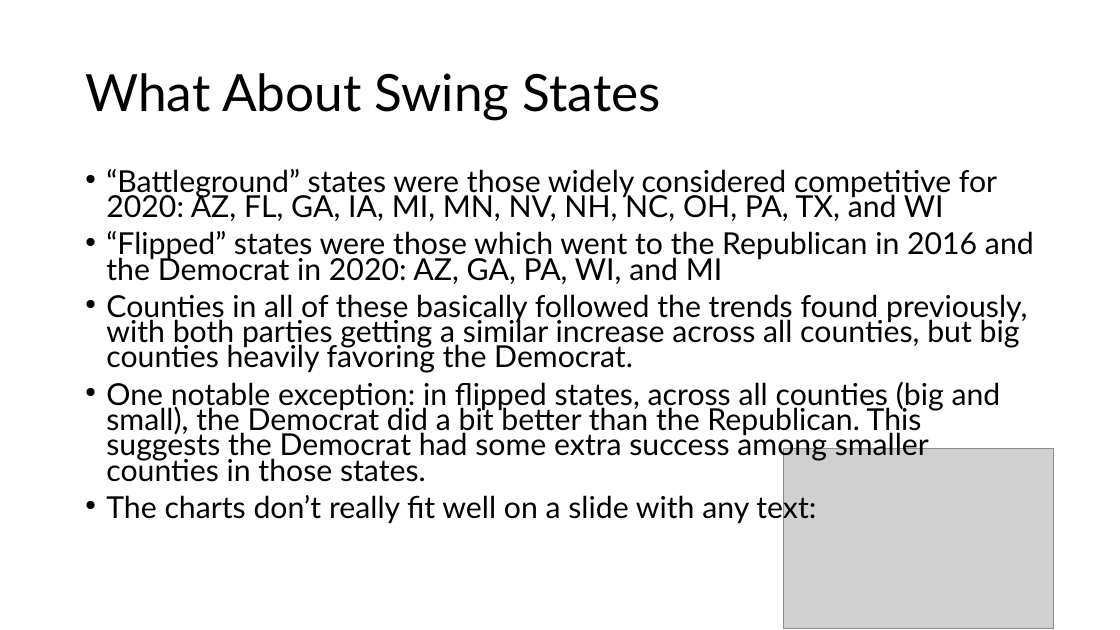
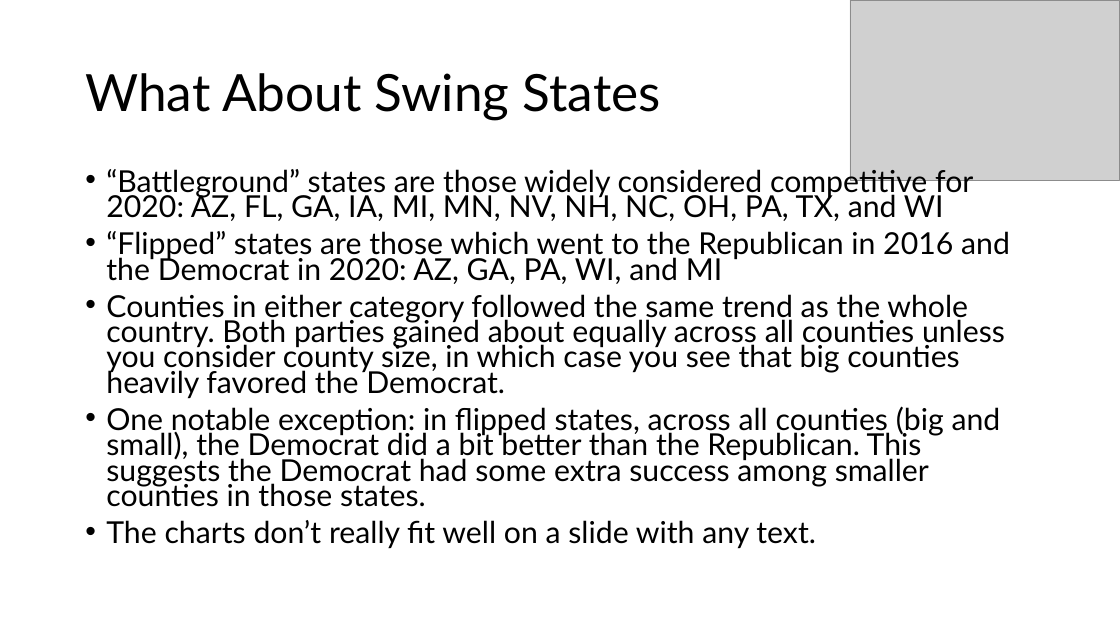
Before and after one commit to rmathena79/democracy, a slide deck: slide 10 of report.pptx. Drawn at 1120x630 pixels with LibreOffice and Linux fonts; fonts in the diff are those of the drawing; grey boxes stand for pictures. Boxes give left, top, right and bottom in pixels: in the first picture for what was removed or moved away, otherwise in the second. Text is boxed around its words. In the diff, an @@ line names an element or a change of style, - is before the commit and + after.

```diff
--- a/report.pptx
+++ b/report.pptx
@@ picture: place and size @@
-picture at bbox=[783, 449, 1053, 628]
+picture at bbox=[850, 0, 1120, 180]
@@ text at bbox=[106, 165, 1010, 399]: text changed @@
-• “Battleground” states were those widely considered competitive for 2020: AZ, FL, GA, IA, MI, MN, NV, NH, NC, OH, PA, TX, and WI
-• “Flipped” states were those which went to the Republican in 2016 and the Democrat in 2020: AZ, GA, PA, WI, and MI
-• Counties in all of these basically followed the trends found previously, with both parties getting a similar increase across all counties, but big counties heavily favoring the Democrat.
+• “Battleground” states are those widely considered competitive for 2020: AZ, FL, GA, IA, MI, MN, NV, NH, NC, OH, PA, TX, and WI
+• “Flipped” states are those which went to the Republican in 2016 and the Democrat in 2020: AZ, GA, PA, WI, and MI
+• Counties in either category followed the same trend as the whole country. Both parties gained about equally across all counties unless you consider county size, in which case you see that big counties heavily favored the Democrat.
@@ text at bbox=[106, 520, 816, 549]: text changed @@
-• The charts don’t really fit well on a slide with any text:
+• The charts don’t really fit well on a slide with any text.
```
Also in this commit, not shown: 5 other slides changed, 1 other file.
